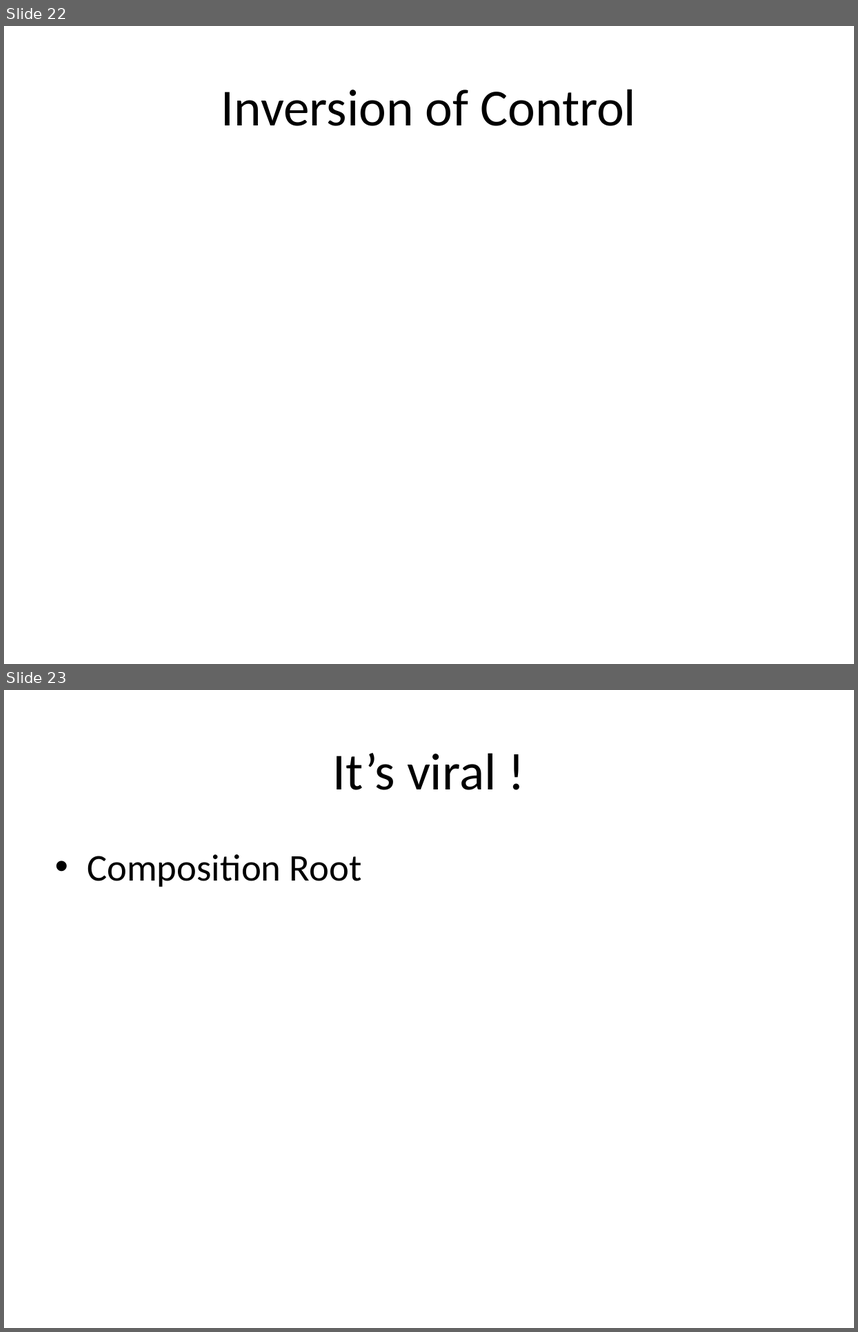
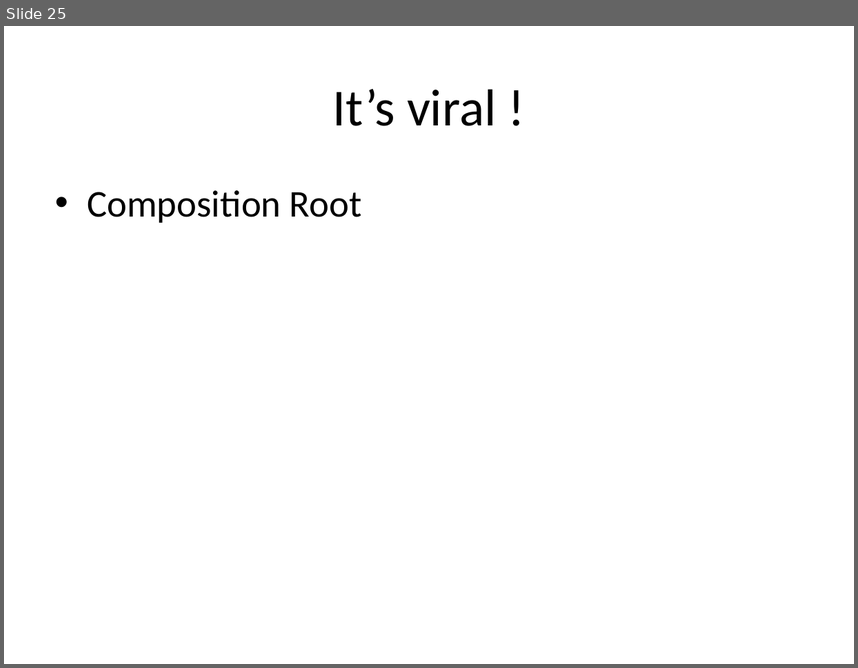
Before and after one commit to tsimbalar/DependencyInjectionTheRightWay, a slide deck: Dependency Injection - the right way.pptx. Shown one above the other, each under a label of ours: slides 22 and 23 before the commit, slide 25 after it. The pictures are 858x1332 and 858x668 pixels, drawn with LibreOffice and Linux fonts; fonts in the diff are those of the drawing. Boxes give left, top, right and bottom in pixels: in the first picture for what was removed or moved away, otherwise in the second. Text is boxed around its words. In the diff, an @@ line names an element or a change of style, - is before the commit and + after.

```diff
--- a/Dependency Injection - the right way.pptx
+++ b/Dependency Injection - the right way.pptx
@@ slide 22 removed at (4, 26, 854, 664), background #FFFFFF @@
@@ title removed at (221, 89, 636, 126) @@
-Inversion of Control
@@ what was slide 23 is now slide 25 @@
```
Also in this commit, not shown: 9 slides changed, 3 slides added.
